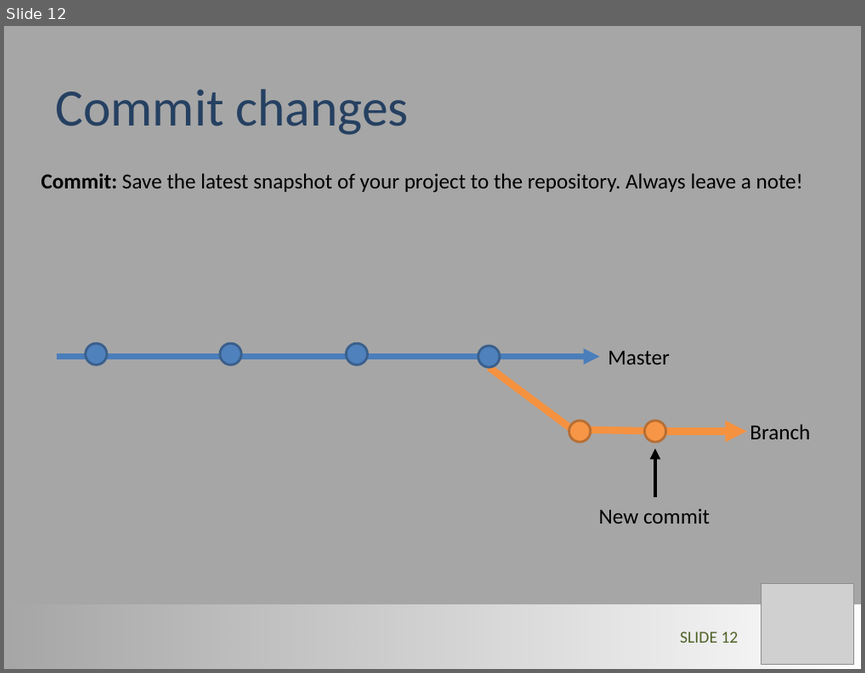
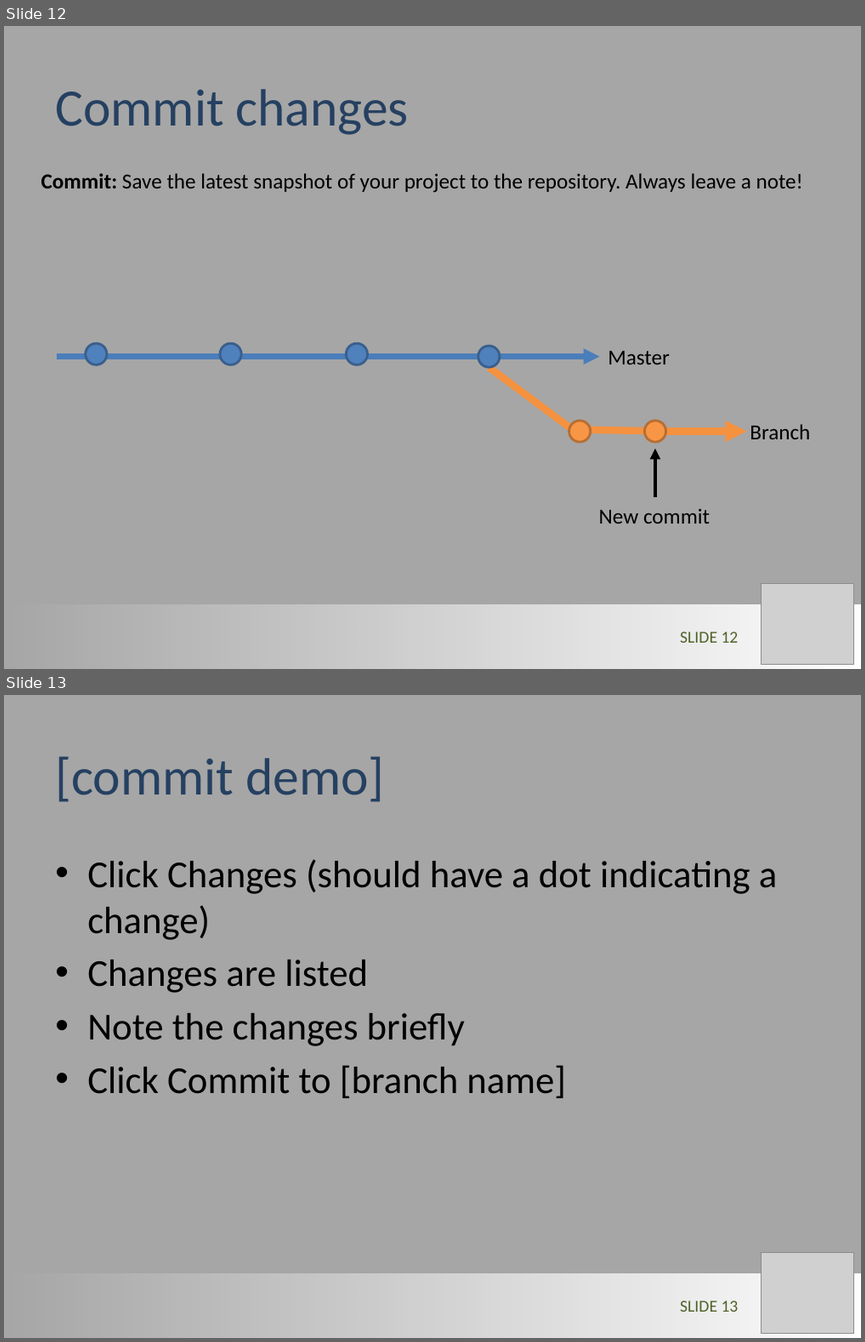
Before and after one commit to LimnoTech/Forum-GitHub, a slide deck: GitHub_Steve.pptx. Shown one above the other, each under a label of ours: slide 12 before the commit, slides 12 and 13 after it. The pictures are 865x673 and 865x1342 pixels, drawn with LibreOffice and Linux fonts; fonts in the diff are those of the drawing; grey boxes stand for pictures. Boxes give left, top, right and bottom in pixels: in the first picture for what was removed or moved away, otherwise in the second. Text is boxed around its words. In the diff, an @@ line names an element or a change of style, - is before the commit and + after.

```diff
--- a/GitHub_Steve.pptx
+++ b/GitHub_Steve.pptx
@@ slide 13 added at (4,695,861,1338), background #A6A6A6 @@
@@ title added at (55,756,384,802), 44 pt, text #254061 @@
+[commit demo]
@@ text added at (87,859,777,1098), 32 pt, text #000000 @@
+• Click Changes (should have a dot indicating a change)
+• Changes are listed
+• Note the changes briefly
+• Click Commit to [branch name]
@@ picture added at (760,1252,853,1333) @@
@@ rectangle added at (4,1273,861,1338), fill gradient #FFFFFF @@
@@ page number added at (680,1300,738,1311), 14 pt, text #4F6228 @@
+SLIDE 13
```
Also in this commit, not shown: 3 slides changed, 3 other slides added.
